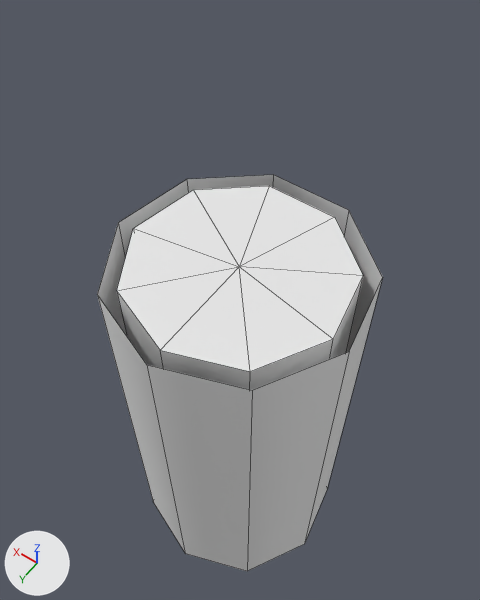
The FBX model Assets/Models/Pod.fbx: old version first, new version second.
Both versions are drawn from a camera (50 mm lens) standing at (-1.43, 2.0, 5.84) and looking at (0.19, -0.26, 2.27). Arrows for +X, +Y and +Z are at lower left; the lights stay in place. Mesh edges are drawn as thin lines. Where no turn or scale is listed for an object, it has been applied to the vertices.

Script lines for the objects in view, before the commit:
```python
me_pod_geo = bpy.data.meshes.new('Pod.Geo')
me_pod_geo.from_pydata(...)  # 38 vertices, 36 faces; spans x -0.79..0.79, y -0.75..0.81, z 0.0..3.0
# faces by material slot: [27, 9]
me_pod_geo.materials.append(mat_m_water)  # white #e7e7e7
me_pod_geo.materials.append(mat_m_glass)  # white #e7e7e7
# before: 0 (0.0, 0.81, 3.0) at pixel (146, 364), 1 (-0.51, 0.62, 3.0) at pixel (252, 390), 2 (-0.79, 0.14, 3.0) at pixel (349, 351), 3 (-0.69, -0.39, 3.0) at pixel (382, 277), 4 (-0.27, -0.75, 3.0) at pixel (348, 210)
# before: 5 (0.27, -0.75, 3.0) at pixel (273, 174), 6 (0.69, -0.39, 3.0) at pixel (186, 179), 7 (0.79, 0.14, 3.0) at pixel (118, 222), 8 (0.51, 0.62, 3.0) at pixel (97, 294)
ob_pod = bpy.data.objects.new('Pod', me_pod_geo)
ob_pod.location = (0.0, 0.0, 0.0)
```
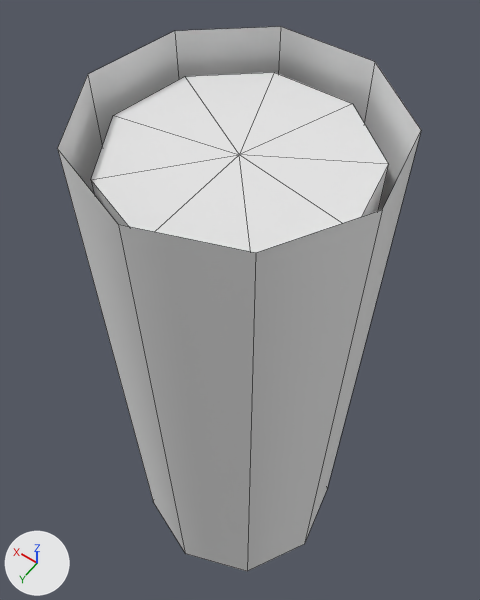
Where the newer file only moved an object's origin or applied its transform, the numbers keep the older frame.

Boxes [x1, y1, x2, y2] around the edits, measured in the pictures (480 x 600 px; the box of a moved part takes in the faces that stretch with it):
'Pod', reshaped (27% wider, 37% taller): before [97, 175, 383, 571]; after [57, 27, 421, 571]
'PodWater', added: after [91, 72, 389, 253]
part 1 of me_pod_geo, deleted: before [117, 186, 363, 390]
part 2 of me_pod_geo, moved or reshaped: before [97, 175, 383, 491]; after [57, 27, 421, 491]

The change, as a diff of the scene's bpy script:
```diff
--- a/Assets/Models/Pod.fbx.py
+++ b/Assets/Models/Pod.fbx.py
@@ me_pod_geo @@
 me_pod_geo.from_pydata(...)  # 38 vertices, 36 faces; spans x -0.79..0.79, y -0.75..0.81, z 0.0..3.0
 # used by ob_pod; location = (0.0, 0.0, 0.0)
 # verts and faces of me_pod_geo; kept vertices keep their numbers, new ones are numbered from 38
-me_pod_geo.materials.append(mat_m_water)  # white #e7e7e7
+# me_pod_geo part 1: the loose piece of 20 vertices spanning x -0.68..0.68, y -0.65..0.7, z 0.0..3.0 is deleted
+# me_pod_geo part 2
+for i in [*range(0, 9)]: verts[i] += (0.0, 0.0, 1.0)
 me_pod_geo.materials.append(mat_m_glass)
@@ me_pod_geo_001 @@
+me_pod_geo_001.from_pydata(...)  # a 9-sided cylinder along z spanning x -0.68..0.68, y -0.65..0.7, z 0.0..3.8
+me_pod_geo_001.materials.append(mat_m_water)  # white #e7e7e7
@@ ob_podwater @@
+ob_podwater = bpy.data.objects.new('PodWater', me_pod_geo_001)
+ob_podwater.location = (0.0, 0.0, 0.0)
```
